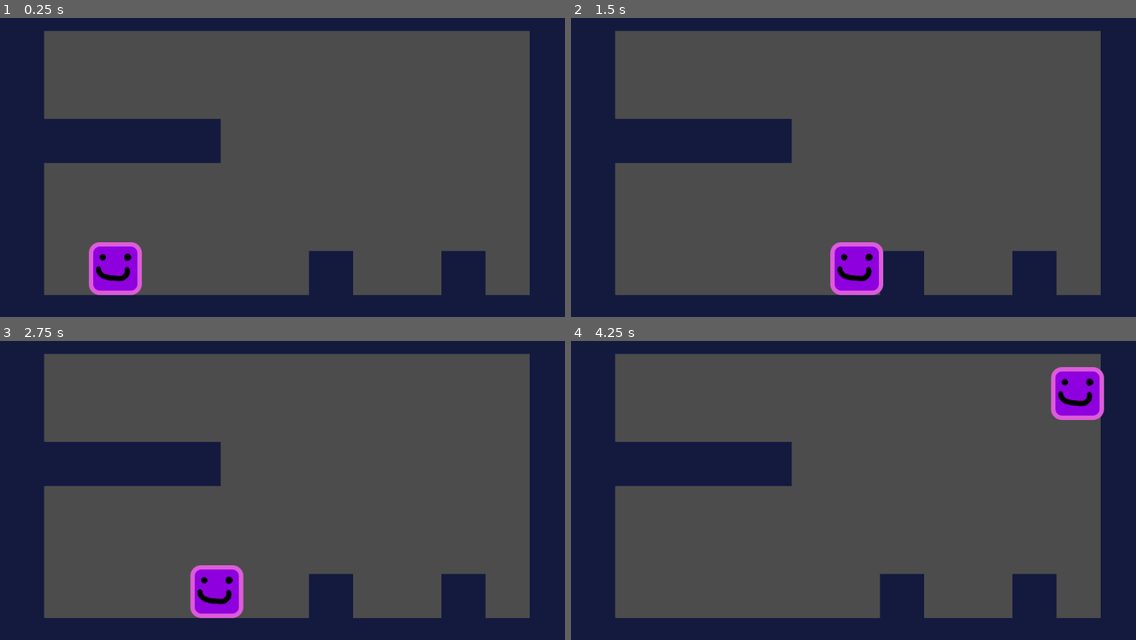
Above: before the commit, frames 1-4 (two rows, left to right).
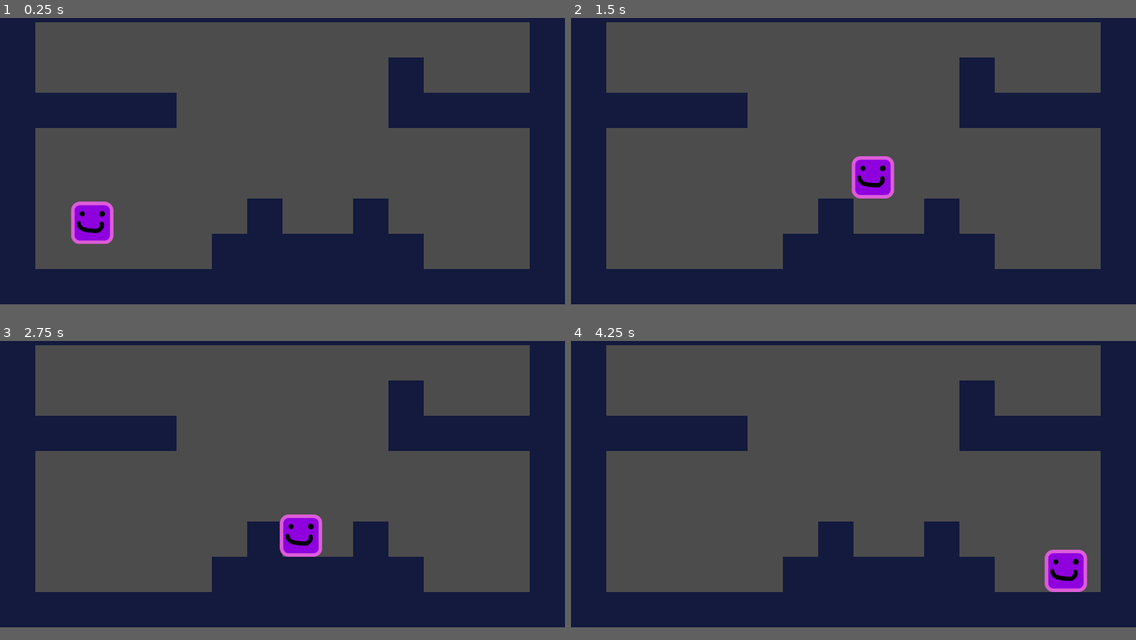
Above: after the commit, the same moments.

Repository: GrantShiels/2D-Game
Game: Godot game, scene res://src/Levels/TestLevel.tscn
The game is run twice, just before and just after one commit, with the same random seed, the same clock (stepped at 60 frames per second) and the same inputs. The project has no main scene, so this scene is started directly.
Inputs:
- Up to frame 1 (0.25 s): no input
- Up to frame 2 (1.5 s): hold Right (move_right) from 0.53 s (still down); tap W (move_up) at 0.77 s
- Up to frame 3 (2.75 s): tap W (move_up) at 1.52 s; release Right (move_right) at 2.03 s; hold A (move_left) from 2.03 s (still down)
- Up to frame 4 (4.25 s): release A (move_left) at 2.78 s; hold Right (move_right) from 2.78 s (still down); tap W (move_up) at 3.02, 3.77 s
In our replay, the window is 800x468 before the commit and 800x450 after it. These sizes can differ from the game's own. Grey fills any space a smaller window leaves; there, only what the larger window draws over its background counts as a difference.

The runs differ from the first frame. In frame 1, 27% of the frame differs, in the area x 6-94%, y 1-93%; in frame 2, 26%; in frame 3, 27%; in frame 4, 28%, in the area x 6-95%, y 1-93%.

Commit message:
Minor edits
Changed size of windo
Small edits to test level

Diff:
--- a/project.godot
+++ b/project.godot
@@ -22,6 +22,11 @@
 
 config/name="2D Game"
 config/icon="res://icon.png"
+
+[display]
+
+window/size/width=1280
+window/size/height=720
 
 [input]
 
--- a/src/Levels/TestLevel.tscn
+++ b/src/Levels/TestLevel.tscn
@@ -11,7 +11,7 @@
 collision_layer = 8
 collision_mask = 0
 format = 1
-tile_data = PoolIntArray( 0, 0, 0, 1, 0, 0, 2, 0, 0, 3, 0, 0, 4, 0, 0, 5, 0, 0, 6, 0, 0, 7, 0, 0, 8, 0, 0, 9, 0, 0, 10, 0, 0, 11, 0, 0, 12, 0, 0, 65536, 0, 0, 65548, 0, 0, 131072, 0, 0, 131084, 0, 0, 196608, 0, 0, 196609, 0, 0, 196610, 0, 0, 196611, 0, 0, 196612, 0, 0, 196620, 0, 0, 262144, 0, 0, 262156, 0, 0, 327680, 0, 0, 327692, 0, 0, 393216, 0, 0, 393223, 0, 0, 393226, 0, 0, 393228, 0, 0, 458752, 0, 0, 458753, 0, 0, 458754, 0, 0, 458755, 0, 0, 458756, 0, 0, 458757, 0, 0, 458758, 0, 0, 458759, 0, 0, 458760, 0, 0, 458761, 0, 0, 458762, 0, 0, 458763, 0, 0, 458764, 0, 0 )
+tile_data = PoolIntArray( 0, 0, 0, 1, 0, 0, 2, 0, 0, 3, 0, 0, 4, 0, 0, 5, 0, 0, 6, 0, 0, 7, 0, 0, 8, 0, 0, 9, 0, 0, 10, 0, 0, 11, 0, 0, 12, 0, 0, 13, 0, 0, 14, 0, 0, 15, 0, 0, 65536, 0, 0, 65551, 0, 0, 131072, 0, 0, 131083, 0, 0, 131087, 0, 0, 196608, 0, 0, 196609, 0, 0, 196610, 0, 0, 196611, 0, 0, 196612, 0, 0, 196619, 0, 0, 196620, 0, 0, 196621, 0, 0, 196622, 0, 0, 196623, 0, 0, 262144, 0, 0, 262159, 0, 0, 327680, 0, 0, 327695, 0, 0, 393216, 0, 0, 393223, 0, 0, 393226, 0, 0, 393231, 0, 0, 458752, 0, 0, 458758, 0, 0, 458759, 0, 0, 458760, 0, 0, 458761, 0, 0, 458762, 0, 0, 458763, 0, 0, 458767, 0, 0, 524288, 0, 0, 524289, 0, 0, 524290, 0, 0, 524291, 0, 0, 524292, 0, 0, 524293, 0, 0, 524294, 0, 0, 524295, 0, 0, 524296, 0, 0, 524297, 0, 0, 524298, 0, 0, 524299, 0, 0, 524300, 0, 0, 524301, 0, 0, 524302, 0, 0, 524303, 0, 0 )
 
 [node name="Player" parent="." instance=ExtResource( 1 )]
 position = Vector2( 209, 450 )
